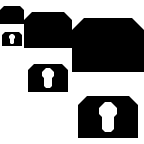
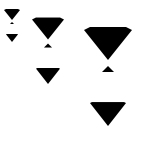
Layers edited between the first and the second 144x144 image:
hid group "Treasure" (6 layers) over [left=0, top=6, right=144, bottom=138]
painted on "Fill@3x" (1st of 11, in "Treasure"), unmasked it over [left=78, top=96, right=138, bottom=138]
painted on "Fill@2x" (1st of 11, in "Treasure"), unmasked it over [left=28, top=64, right=68, bottom=92]
painted on "Fill" (1st of 11, in "Treasure"), unmasked it over [left=2, top=32, right=22, bottom=46]
painted on "Frame@3x" (1st of 7, in "Treasure"), unmasked it over [left=72, top=18, right=144, bottom=72]
painted on "Frame@2x" (1st of 8, in "Treasure"), unmasked it over [left=24, top=12, right=72, bottom=48]
painted on "Frame" (1st of 8, in "Treasure"), unmasked it over [left=0, top=6, right=24, bottom=24]
renamed "Cave" to "Crate", showed the group it (6 layers) over [left=4, top=9, right=132, bottom=126]
painted on "Fill@3x" (5th of 11, in "Crate"), unmasked it over [left=90, top=102, right=126, bottom=126]
painted on "Fill@2x" (5th of 11, in "Crate"), unmasked it over [left=36, top=68, right=60, bottom=84]
painted on "Fill" (5th of 11, in "Crate"), unmasked it over [left=6, top=34, right=18, bottom=42]
painted on "Frame@3x" (4th of 7, in "Crate"), unmasked it over [left=84, top=27, right=132, bottom=72]
painted on "Frame@2x" (5th of 8, in "Crate"), unmasked it over [left=32, top=17, right=64, bottom=48]
painted on "Frame" (5th of 8, in "Crate"), unmasked it over [left=4, top=9, right=20, bottom=24]
